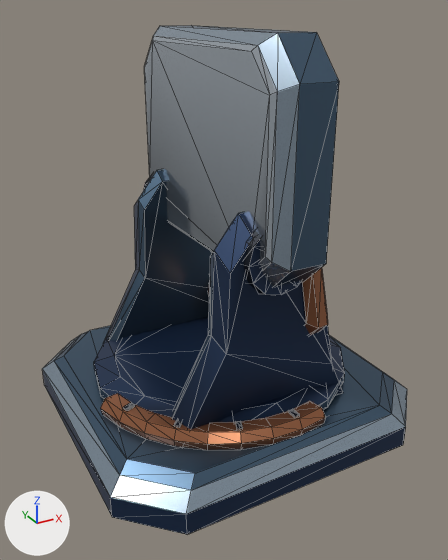
Renders of the glTF model assets/models/optical-bench/mirror.glb from each side of a commit.
The view is the same before and after, from a camera (50 mm lens) standing at (-0.818, -1.516, 1.222) and looking at (-0.008, -0.045, 0.486). The lights are fixed; the arrows at lower left show +X, +Y and +Z. The older version comes first. Mesh edges are drawn as thin lines. Vertices at exactly the same position are counted once.

The first picture shows 'mirror'.
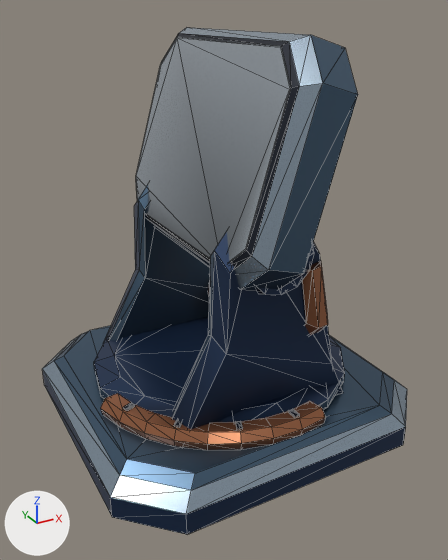
What changed in the scene script:
```text
Add mat_silvered_aperture:
    mat_silvered_aperture = bpy.data.materials.new('Silvered aperture')
    # nodes: BsdfPrincipled, Mix, OutputMaterial, VertexColor
    # colours: light grey #c5cfd8, mixed with the vertex colours
Change me_mirror:
    used by ob_mirror; location = (0.0, 0.0, 0.0)
    remove me_mirror.from_pydata(...)  # 672 vertices, 1256 faces; spans x -0.49..0.49, y -0.48..0.48, z 0.0..1.172
    add me_mirror.from_pydata(...)  # 680 vertices, 1272 faces; spans x -0.49..0.49, y -0.48..0.48, z 0.0..1.167
    me_mirror part 1: the loose piece of 40 vertices spanning x -0.067..0.115, y -0.405..0.405, z 0.566..1.172 is rebuilt with 48 vertices and now spans x -0.14..0.179, y -0.405..0.405, z 0.556..1.167
    me_mirror part 2: 387 kept faces spanning x -0.16..0.231, y -0.344..0.354, z 0.282..1.056 get new vertex colours
    remove me_mirror.materials.append(mat_front_silver)
    add me_mirror.materials.append(mat_silvered_aperture)
```

Changed parts and their boxes [x1, y1, x2, y2] in the pictures (448 x 560 px):
'mirror', reshaped
    before: [42, 25, 407, 534]
    after: [42, 27, 407, 534]
part 1 of me_mirror, rebuilt (14% wider)
    before: [144, 25, 339, 287]
    after: [136, 27, 358, 291]
part 2 of me_mirror, edited (looks the same)
    both: [138, 185, 332, 364]
